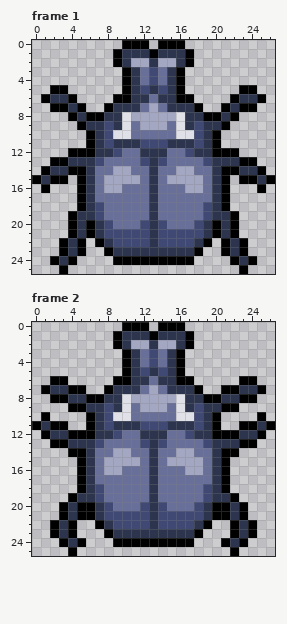
Edited in one commit: pixel-art file (ChampJam/Assets/Sprites/rhinobeetle1.aseprite). That is the earlier state.
27x26 pixels, 2 frames. Shown: frame 1, frame 2.
After the commit:
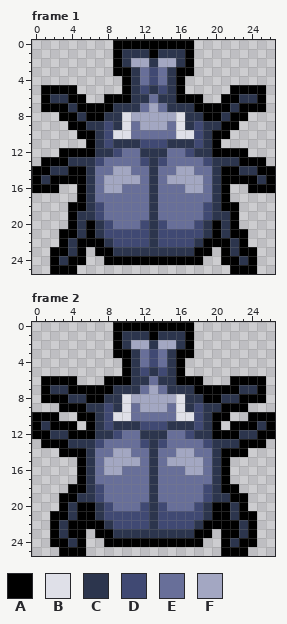
Palette (. is transparent): A #000000  B #dfe0e8  C #2c354d  D #404973  E #686f99  F #a3a7c2
Diff:
--- frame 1
@@ x 0..26 @@
- 0 ..........AAA.AAA..........
+ 0 .........AAAAAAAAA.........
  1 .........ACCCACCCA.........
  2 .........ACFFCFFCA.........
- 3 ..........ACEDECA..........
+ 3 .........AACEDECAA.........
  4 ..........ACEDECA..........
- 5 ..AA......ACDCDCA......AA..
- 6 .ACCA....AACCECCAA....ACCA.
- 7 ..AACA..ACCCEFECCCA..ACAA..
- 8 ....ACAACCBFFFFFBCCAACA....
- 9 .....ACCDCBEFFFEBCDCCA.....
-10 ......ACDBBEEEEEBBDCA......
+ 5 .AAAA.....ACDCDCA.....AAAA.
+ 6 .ACCAA..AAACCECCAAA..AACCA.
+ 7 .AAACAAAACCCEFECCCAAAACAAA.
+ 8 ...AACAACCBFFFFFBCCAACAA...
+ 9 ....AACCDCBEFFFEBCDCCAA....
+10 .....AACDBBEEEEEBBDCAA.....
 11 ......ACDCCCDDDCCCDCA......
-12 ....AAACCDEECCCEEDCCAAA....
-13 ..AACCCDEEEEDCDEEEEDCCCAA..
-14 .ACCAACEEFFEECEEFFEECAACCA.
-15 ACAA.ACEFFFFECEFFFFECA.AACA
-16 .A...ACEFFEEECEEEFFECA...A.
+12 ...AAAACCDEECCCEEDCCAAAA...
+13 .AAACCCDEEEEDCDEEEEDCCCAAA.
+14 AACCAACEEFFEECEEFFEECAACCAA
+15 ACAAAACEFFFFECEFFFFECAAAACA
+16 AAA..ACEFFEEECEEEFFECA..AAA
 17 .....ACEEEEEECEEEEEECA.....
-18 .....ACDEEEEECEEEEEDCA.....
+18 ....AACDEEEEECEEEEEDCAA....
 19 ....ACCDEEEEECEEEEEDCCA....
 20 ....ACACDEEEDCDEEEDCACA....
-21 ....ACACDDDDDCDDDDDCACA....
-22 ...ACA.ACDDDDCDDDDCA.ACA...
-23 ...ACA..ACCCCCCCCCA..ACA...
-24 ..ACA....AAAAAAAAA....ACA..
-25 ...A...................A...
+21 ...AACACDDDDDCDDDDDCACAA...
+22 ...ACAAACDDDDCDDDDCAAACA...
+23 ..AACA.AACCCCCCCCCAA.ACAA..
+24 ..ACAA..AAAAAAAAAAA..AACA..
+25 ..AAA.................AAA..
--- frame 2
@@ x 0..26 @@
- 0 ..........AAA.AAA..........
+ 0 .........AAAAAAAAA.........
  1 .........ACCCACCCA.........
  2 .........ACFFCFFCA.........
- 3 ..........ACEDECA..........
+ 3 .........AACEDECAA.........
  4 ..........ACEDECA..........
  5 ..........ACDCDCA..........
- 6 ..AA.....AACCECCAA.....AA..
- 7 .ACCAA..ACCCEFECCCA..AACCA.
- 8 ..AACCAACCBFFFFFBCCAACCAA..
- 9 ....AACCDCBEFFFEBCDCCAA....
-10 .A....ACDBBEEEEEBBDCA....A.
-11 ACAA..ACDCCCDDDCCCDCA..AACA
-12 .ACCAAACCDEECCCEEDCCAAACCA.
-13 ..AACCCDEEEEDCDEEEEDCCCAA..
-14 ....AACEEFFEECEEFFEECAA....
+ 6 .AAAA...AAACCECCAAA...AAAA.
+ 7 .ACCAAAAACCCEFECCCAAAAACCA.
+ 8 .AAACCAACCBFFFFFBCCAACCAAA.
+ 9 ...AAACCDCBEFFFEBCDCCAAA...
+10 AAA..AACDBBEEEEEBBDCAA..AAA
+11 ACAAA.ACDCCCDDDCCCDCA.AAACA
+12 AACCAAACCDEECCCEEDCCAAACCAA
+13 .AAACCCDEEEEDCDEEEEDCCCAAA.
+14 ...AAACEEFFEECEEFFEECAAA...
 15 .....ACEFFFFECEFFFFECA.....
@@ x 0..26 @@
 17 .....ACEEEEEECEEEEEECA.....
-18 .....ACDEEEEECEEEEEDCA.....
-19 ....ACCDEEEEECEEEEEDCCA....
+18 ....AACDEEEEECEEEEEDCAA....
+19 ...AACCDEEEEECEEEEEDCCAA...
 20 ...ACAACDEEEDCDEEEDCAACA...
-21 ...ACAACDDDDDCDDDDDCAACA...
-22 ..ACA..ACDDDDCDDDDCA..ACA..
-23 ..ACA...ACCCCCCCCCA...ACA..
-24 ...ACA...AAAAAAAAA...ACA...
-25 ....A.................A....
+21 ..AACAACDDDDDCDDDDDCAACAA..
+22 ..ACAAAACDDDDCDDDDCAAAACA..
+23 ..ACAA.AACCCCCCCCCAA.AACA..
+24 ..AACA..AAAAAAAAAAA..ACAA..
+25 ...AAA...............AAA...
Changed places in both pictures, as pixel boxes (x1, y1, x2, y2):
added: (32, 40, 275, 274)
added: (32, 322, 275, 457)
added: (50, 484, 113, 556)
added: (194, 484, 257, 556)
